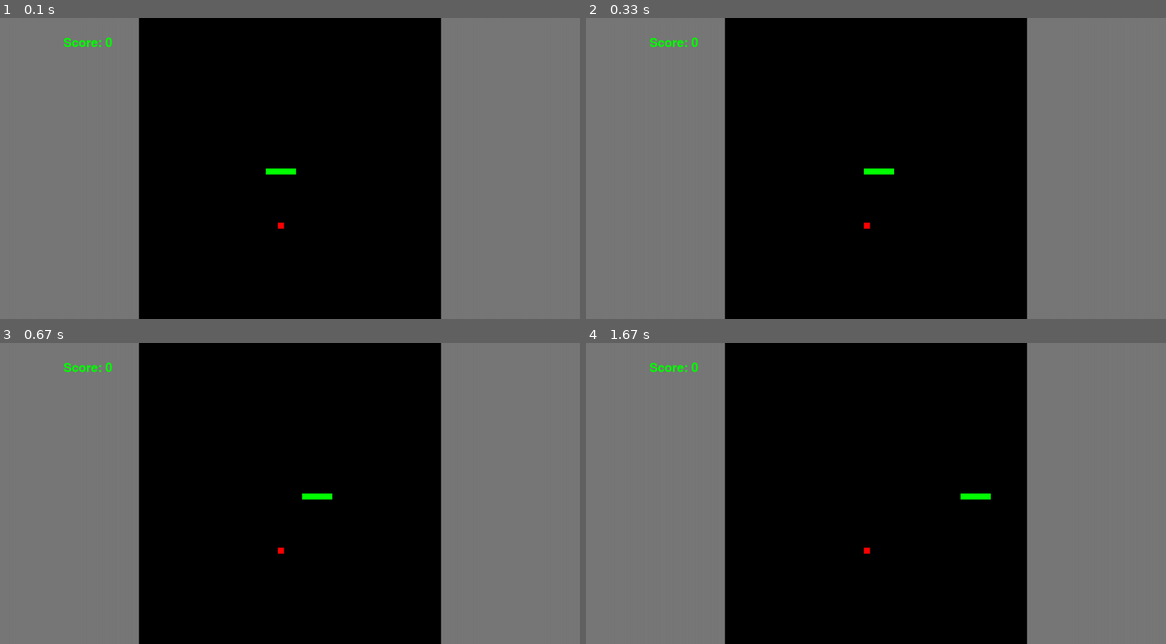
Above: before the commit, frames 1-4 (two rows, left to right).
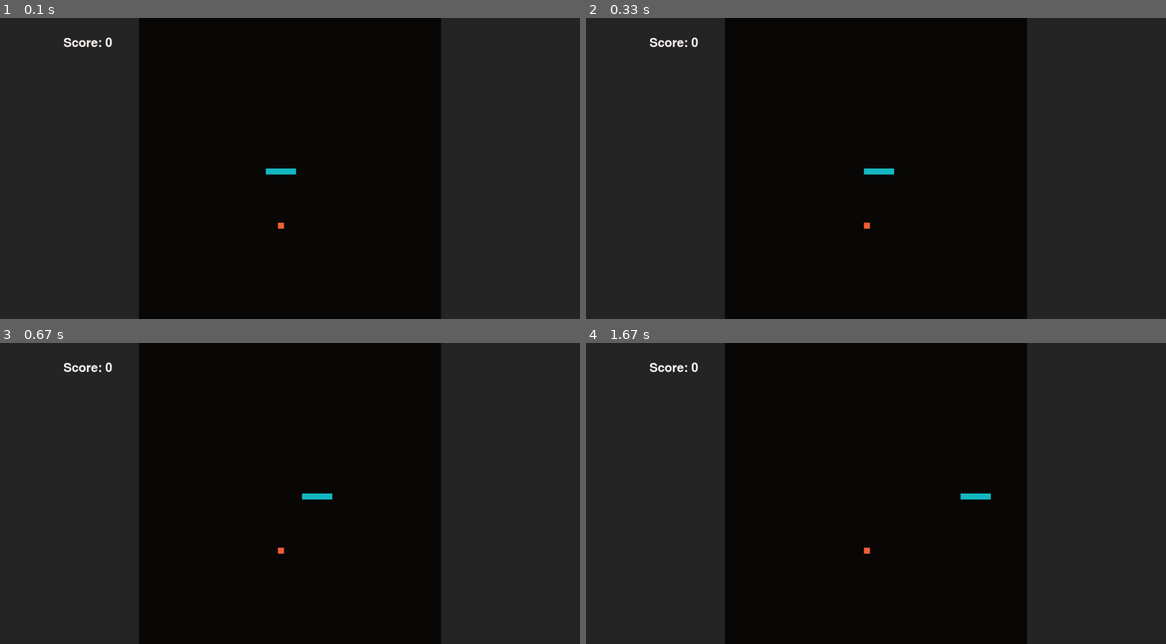
Above: after the commit, the same moments.

Repository: ronniebasak/pysnake
Game: pygame game, started from main.py
The game is run twice, just before and just after one commit, with the same random seed, the same clock (stepped at 60 frames per second) and the same inputs.
Inputs:
- Up to frame 1 (0.1 s): no input
- Up to frame 2 (0.33 s): no input
- Up to frame 3 (0.67 s): no input
- Up to frame 4 (1.67 s): no input

The runs differ from the first frame. In frame 1, 48% of the frame differs, in the area x 0-100%, y 0-100%; in frame 2, 48%; in frame 3, 48%; in frame 4, 48%.

Commit message:
Colorized

Diff:
--- a/events.py
+++ b/events.py
@@ -2,3 +2,4 @@
 
 SnakeTimerEvent = pygame.event.Event(pygame.USEREVENT+1)
 GameOverEvent = pygame.event.Event(pygame.USEREVENT+2)
+SnakeDeadEvent = pygame.event.Event(pygame.USEREVENT+3)
--- a/food.py
+++ b/food.py
@@ -13,7 +13,7 @@
         self.BOX_DIMENTION = dimention
 
         self.pos = vec2(self.BOX_DIMENTION/2, self.BOX_DIMENTION/2)
-        self.color = pygame.Color(255, 0, 0)
+        self.color = pygame.Color(244,96,54)
 
         self.rect_size = None
         self.box_size = None
--- a/main.py
+++ b/main.py
@@ -5,7 +5,8 @@
 from snake import Snake
 from food import Food
 from typing import List, overload
-from world import WorldState, Overlay
+from world import WorldState
+from overlay import Overlay
 import events as game_events
 
 class SnakeGameMeta:
@@ -21,7 +22,7 @@
 
         self.clock = pygame.time.Clock()
         self.running = True
-        self.bg_color = (120, 120, 120)
+        self.bg_color = (38,38,38)
 
         WORLD_DIMENTION = 50
 
--- /dev/null
+++ b/overlay.py
@@ -0,0 +1,78 @@
+import pygame
+from snake import Snake
+import events as game_events
+from world import WorldState
+from typing import List
+import time
+
+class Overlay:
+    def __init__(self, dimention = 100) -> None:
+        self.world_state = None
+        self.BOX_DIMENTION = dimention
+        self.rect_size = None
+        self.box_size = None
+        self.x_offset = None
+        self.y_offset = None
+        self.old_score = None
+        self.img = None
+
+        self.text_color = pygame.Color(251,245,243)
+
+        print("Initializing Fonts")
+        self.font = pygame.font.SysFont(None, 48)
+        print("Fonts initialized")
+
+        self.GOMusic = [
+            pygame.mixer.Sound("assets/emotional-damage-meme.mp3"),
+            pygame.mixer.Sound("assets/choti-bacchi-ho-kya.mp3"),
+            pygame.mixer.Sound("assets/fail-sound-effect.mp3"),
+            pygame.mixer.Sound("assets/the-lion-sleeps-tonight.mp3"),
+            pygame.mixer.Sound("assets/tf_nemesis.mp3"),
+        ]
+        self.channel = pygame.mixer.Channel(0)
+        self.is_snake_dead = False
+
+
+    def get_music(self, score):
+        index = 0
+        if score >= 1 and score < 3:
+            index  = 1
+        elif score >= 3 and score < 10:
+            index = 2
+        elif score >= 10 and score < 15:
+            index = 3
+        elif score >= 15:
+            index = 4
+        return self.GOMusic[index]
+
+
+    def update(self, world_state: WorldState, delta_time: float, world: List):
+        self.world_state = world_state
+
+        ## update on every update
+        self.rect_size = min(self.world_state.WINDOW_SIZE_WIDTH, self.world_state.WINDOW_SIZE_HEIGHT)/self.BOX_DIMENTION
+        self.box_size = self.rect_size * self.BOX_DIMENTION
+        self.x_offset = (self.world_state.WINDOW_SIZE_WIDTH - self.box_size)/2
+        self.y_offset = (self.world_state.WINDOW_SIZE_HEIGHT - self.box_size)/2
+
+        if self.old_score != world_state.SCORE:
+            self.old_score = world_state.SCORE
+            self.img = self.font.render(f"Score: {world_state.SCORE}", True, self.text_color)
+
+        snake: Snake = list(filter(lambda x: isinstance(x, Snake), world)) [0]
+        if self.is_snake_dead and not self.channel.get_busy():
+            pygame.event.post(game_events.GameOverEvent)
+            # print("Finished playback")
+
+
+    def handle_event(self, event: pygame.event.Event):
+        # print("EVENT", event.type)
+        if event.type == game_events.SnakeDeadEvent.type:
+            self.channel.queue(self.get_music(self.world_state.SCORE))
+            self.is_snake_dead = True
+            # time.sleep(0.01)
+
+    def draw(self, surface: pygame.Surface, delta_time: float):
+        # set the stage
+        # pygame.gfxdraw.box(surface, (self.x_offset, self.y_offset, self.box_size, self.box_size), (0,0,0))
+        surface.blit(self.img, (self.x_offset - 200, self.y_offset+50))
--- a/snake.py
+++ b/snake.py
@@ -4,7 +4,6 @@
 from world import WorldState
 from enum import Enum
 import events as game_events
-import time
 
 
 class SnakeDirectionEnum(Enum):
@@ -25,8 +24,9 @@
         self.y_offset = None
 
 
-        self.snake_color = pygame.Color(0, 255, 0)
+        self.snake_color = pygame.Color(22,186,197)
         self.dead_color = pygame.Color(255, 0, 0)
+        self.bg_color = pygame.Color(10,9,8)
 
         self.snake_length = length
         self.snake = []
@@ -35,15 +35,7 @@
         self.direction: SnakeDirectionEnum = SnakeDirectionEnum.RIGHT
         self.alive = True
 
-        self.GOMusic = [
-            pygame.mixer.Sound("assets/emotional-damage-meme.mp3"),
-            pygame.mixer.Sound("assets/choti-bacchi-ho-kya.mp3"),
-            pygame.mixer.Sound("assets/fail-sound-effect.mp3"),
-            pygame.mixer.Sound("assets/the-lion-sleeps-tonight.mp3"),
-            pygame.mixer.Sound("assets/tf_nemesis.mp3"),
-        ]
 
-        self.channel = pygame.mixer.Channel(0)
         self.init_snake()
 
 
@@ -53,19 +45,6 @@
         for k in range(0, self.snake_length):
             self.snake.append(vec2(midway-self.snake_length+k, midway))
         print(self.snake)
-
-
-    def get_music(self, score):
-        index = 0
-        if score >= 1 and score < 3:
-            index  = 1
-        elif score >= 3 and score < 10:
-            index = 2
-        elif score >= 10 and score < 15:
-            index = 3
-        elif score >= 15:
-            index = 4
-        return self.GOMusic[index]
 
 
     def update(self, world_state: WorldState, delta_time: float, world: List):
@@ -82,17 +61,12 @@
             if head.x < 0 or head.x >= self.BOX_DIMENTION or head.y < 0 or head.y >= self.BOX_DIMENTION:
                 self.alive = False
                 self.snake_color = self.dead_color
-                print(world_state.SCORE)
-                self.channel.queue(self.get_music(world_state.SCORE))
-                print(self.get_music(world_state.SCORE))
+                pygame.event.post(game_events.SnakeDeadEvent)
 
             elif head in self.snake[:-1]:
                 self.alive = False
                 self.snake_color = self.dead_color
-                self.channel.queue(self.get_music(world_state.SCORE))
-
-        elif not self.channel.get_busy():
-            pygame.event.post(game_events.GameOverEvent)
+                pygame.event.post(game_events.SnakeDeadEvent)
 
 
     def handle_event(self, event: pygame.event.Event):
@@ -135,7 +109,7 @@
 
     def draw(self, surface: pygame.Surface, delta_time: float):
         # set the stage
-        pygame.gfxdraw.box(surface, (self.x_offset, self.y_offset, self.box_size, self.box_size), (0,0,0))
+        pygame.gfxdraw.box(surface, (self.x_offset, self.y_offset, self.box_size, self.box_size), self.bg_color)
 
         ## draw the snake
         for snake_tile in self.snake:
--- a/world.py
+++ b/world.py
@@ -1,5 +1,6 @@
 import pygame
 from typing import List
+
 
 class WorldState:
     WINDOW_SIZE_WIDTH: int = 1536
@@ -8,49 +9,4 @@
 
     def __init__(self) -> None:
         ...
-
-
-class Overlay:
-    def __init__(self, dimention = 100) -> None:
-        self.world_state = None
-        self.BOX_DIMENTION = dimention
-        self.rect_size = None
-        self.box_size = None
-        self.x_offset = None
-        self.y_offset = None
-        self.old_score = None
-        self.img = None
-
-        self.text_color = pygame.Color(0, 255, 0)
-
-        print("Initializing Fonts")
-        self.font = pygame.font.SysFont(None, 48)
-        print("Fonts initialized")
-
-
-
-    def update(self, world_state: WorldState, delta_time: float, world: List):
-        self.world_state = world_state
-
-        ## update on every update
-        self.rect_size = min(self.world_state.WINDOW_SIZE_WIDTH, self.world_state.WINDOW_SIZE_HEIGHT)/self.BOX_DIMENTION
-        self.box_size = self.rect_size * self.BOX_DIMENTION
-        self.x_offset = (self.world_state.WINDOW_SIZE_WIDTH - self.box_size)/2
-        self.y_offset = (self.world_state.WINDOW_SIZE_HEIGHT - self.box_size)/2
-
-        # if self.old_score is None:
-        #     self.old_score = world_state.SCORE
-        #     self.img = self.font.render("Hello", True, self.text_color)
-
-        if self.old_score != world_state.SCORE:
-            self.old_score = world_state.SCORE
-            self.img = self.font.render(f"Score: {world_state.SCORE}", True, self.text_color)
-
-    def handle_event(self, event: pygame.event.Event):
-        # print("EVENT", event.type)
-        ...
-
-    def draw(self, surface: pygame.Surface, delta_time: float):
-        # set the stage
-        # pygame.gfxdraw.box(surface, (self.x_offset, self.y_offset, self.box_size, self.box_size), (0,0,0))
-        surface.blit(self.img, (self.x_offset - 200, self.y_offset+50))
+import events as game_events
